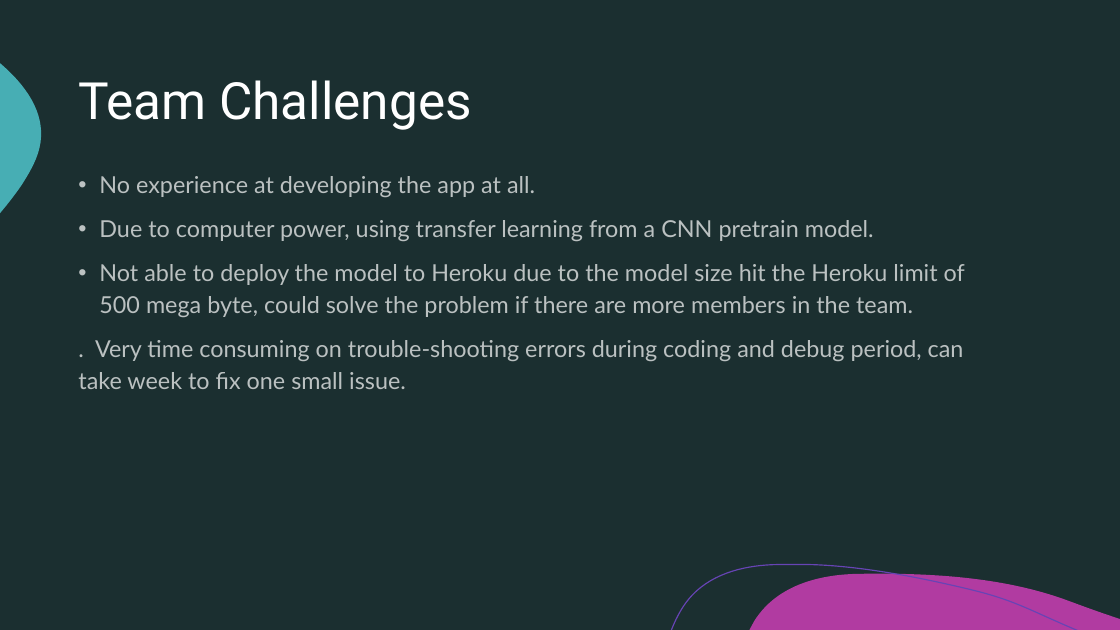
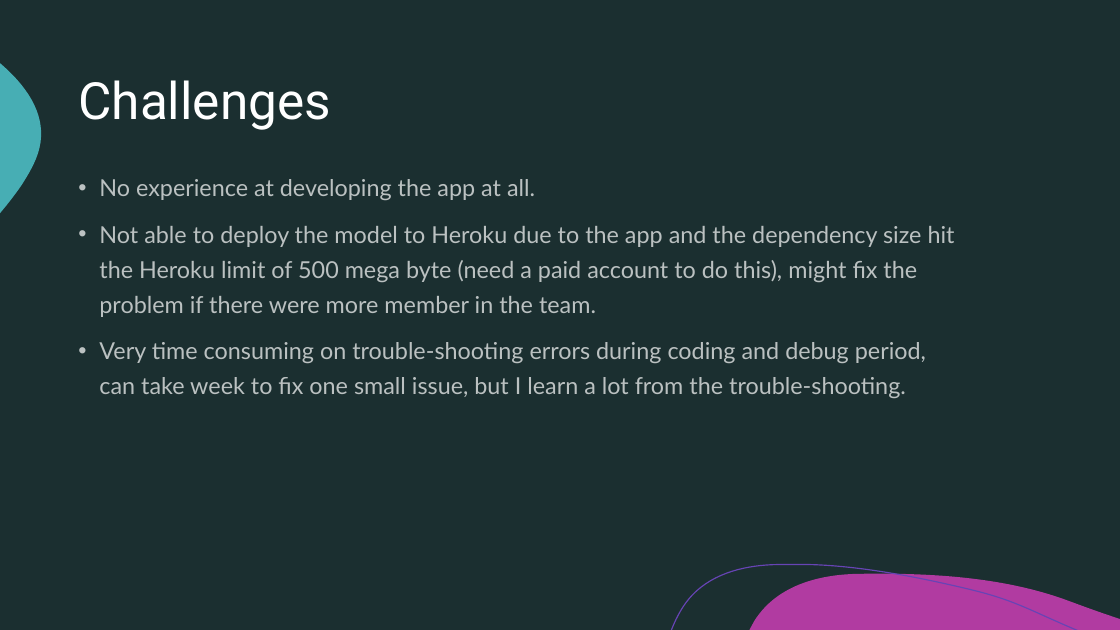
Before and after one commit to xmjcc/capstone, a slide deck: slide 5 of doc/capstonefinalpresentation.pptx. Drawn at 1120x630 pixels with LibreOffice and Linux fonts; fonts in the diff are those of the drawing. Boxes give left, top, right and bottom in pixels: in the first picture for what was removed or moved away, otherwise in the second. Text is boxed around its words. In the diff, an @@ line names an element or a change of style, - is before the commit and + after.

Commit message:
update ppt

```diff
--- a/doc/capstonefinalpresentation.pptx
+++ b/doc/capstonefinalpresentation.pptx
@@ title at box(78, 80, 330, 130): text changed @@
-Team Challenges
+Challenges
@@ text at box(99, 179, 535, 200): line spacing 1.15 to 1.25 @@
@@ text at box(99, 226, 955, 398): text changed @@
-• Due to computer power, using transfer learning from a CNN pretrain model.
-• Not able to deploy the model to Heroku due to the model size hit the Heroku limit of 500 mega byte, could solve the problem if there are more members in the team.
-. Very time consuming on trouble-shooting errors during coding and debug period, can take week to fix one small issue.
+• Not able to deploy the model to Heroku due to the app and the dependency size hit the Heroku limit of 500 mega byte (need a paid account to do this), might fix the problem if there were more member in the team.
+• Very time consuming on trouble-shooting errors during coding and debug period, can take week to fix one small issue, but I learn a lot from the trouble-shooting.
```
Also in this commit, not shown: 5 other slides changed, 2 other files.
